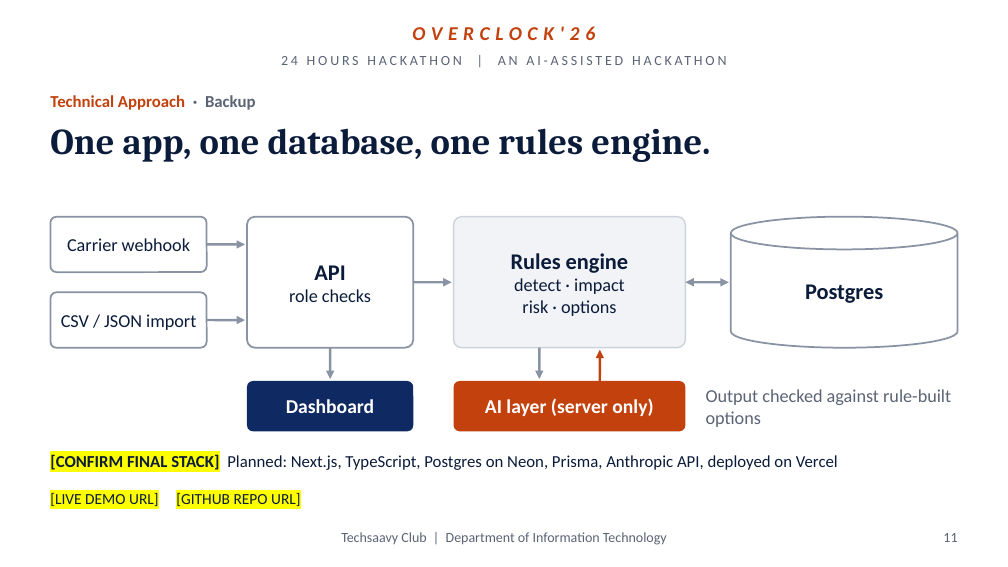
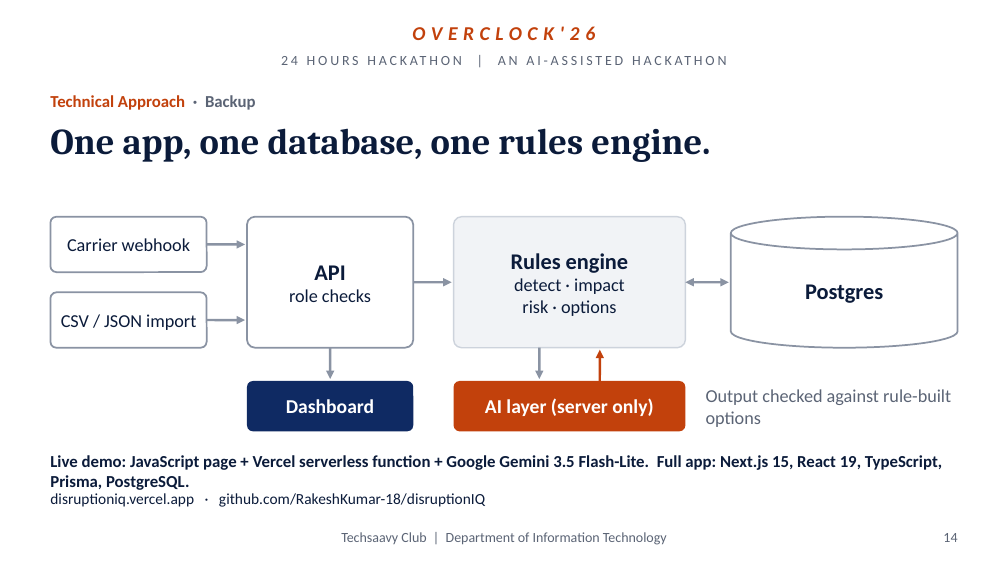
Before and after one commit to RakeshKumar-18/disruptionIQ, a slide deck: slide 14 of docs/DisruptionIQ_Overclock26.pptx (slide 11 before the commit). Drawn at 1008x567 pixels with LibreOffice and Linux fonts; fonts in the diff are those of the drawing; background and template pictures are left out. Boxes give left, top, right and bottom in pixels: in the first picture for what was removed or moved away, otherwise in the second. Text is boxed around its words. In the diff, an @@ line names an element or a change of style, - is before the commit and + after.

```diff
--- a/docs/DisruptionIQ_Overclock26.pptx
+++ b/docs/DisruptionIQ_Overclock26.pptx
@@ text at [50, 455, 942, 490]: text changed; bold on @@
-[CONFIRM FINAL STACK] Planned: Next.js, TypeScript, Postgres on Neon, Prisma, Anthropic API, deployed on Vercel
+Live demo: JavaScript page + Vercel serverless function + Google Gemini 3.5 Flash-Lite. Full app: Next.js 15, React 19, TypeScript, Prisma, PostgreSQL.
@@ text at [50, 493, 485, 507]: text changed @@
-[LIVE DEMO URL] [GITHUB REPO URL]
+disruptioniq.vercel.app · github.com/RakeshKumar-18/disruptionIQ
@@ page number at [943, 533, 957, 542]: text changed @@
-11
+14
```
Also in this commit, not shown: 5 other slides changed, 4 slides added, 1 slide removed, 2 other files.
